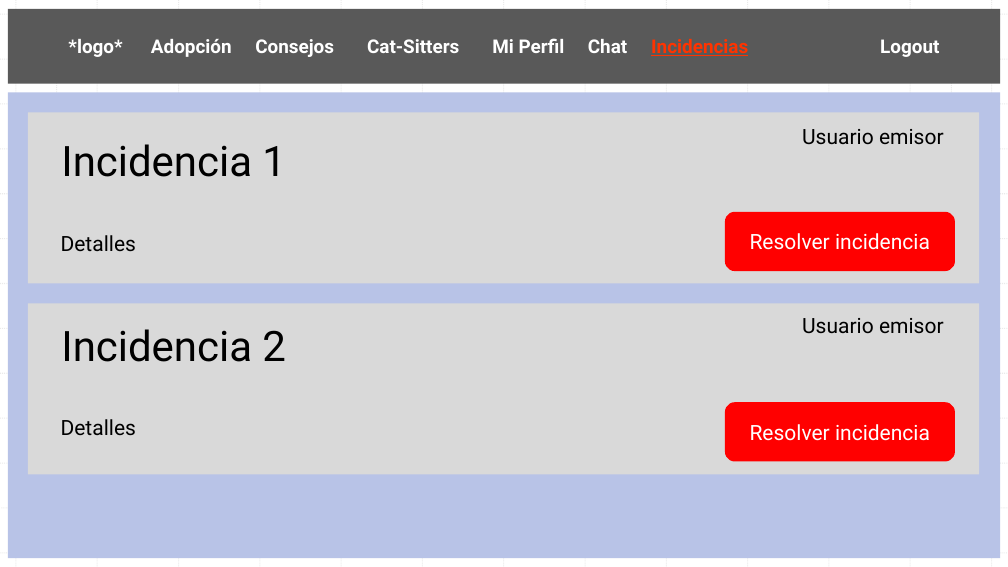
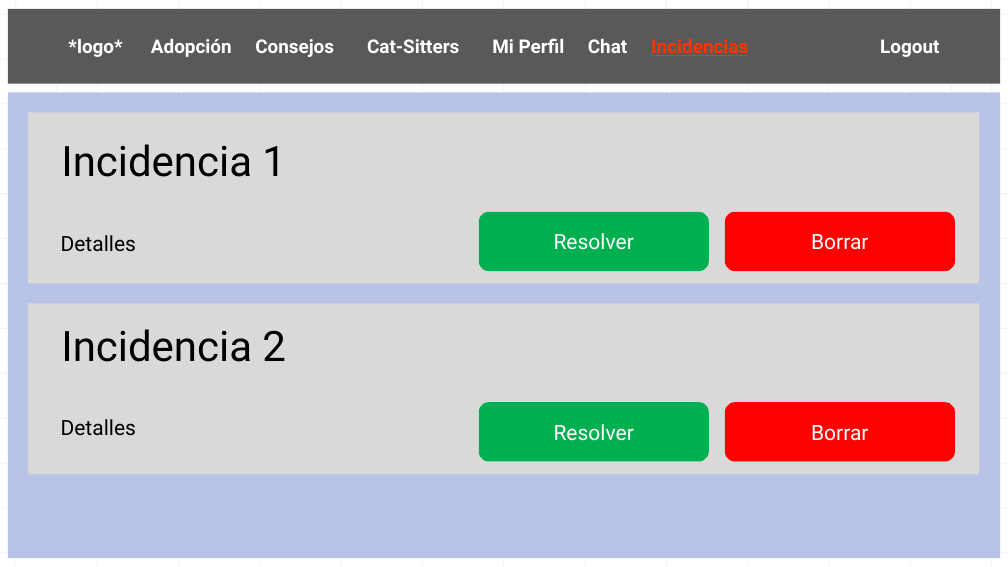
Before and after one commit to AndresIturria/Cat-Attack, a slide deck: slide 13 of Docs/Documento de diseño Cat-Attack.pptx. Drawn at 1008x567 pixels with LibreOffice and Linux fonts; fonts in the diff are those of the drawing. Boxes give left, top, right and bottom in pixels: in the first picture for what was removed or moved away, otherwise in the second. Text is boxed around its words. In the diff, an @@ line names an element or a change of style, - is before the commit and + after.

Commit message:
Commit final: correcciones en los docs. Cambios en guest para no poder acceder al chat ni enviar incidencias.

```diff
--- a/Docs/Documento de diseño Cat-Attack.pptx
+++ b/Docs/Documento de diseño Cat-Attack.pptx
@@ text removed at (802,129,944,144) @@
-Usuario emisor
@@ rounded rectangle added at (479,212,709,271), fill #00B050, 20 pt, text #FFFFFF @@
+Resolver
@@ text in rounded rectangle at (811,234,868,250): text changed @@
-Resolver incidencia
+Borrar
@@ text removed at (802,318,944,333) @@
-Usuario emisor
@@ rounded rectangle added at (479,402,709,461), fill #00B050, 20 pt, text #FFFFFF @@
+Resolver
@@ text in rounded rectangle at (811,425,868,441): text changed @@
-Resolver incidencia
+Borrar
```
Also in this commit, not shown: 5 slides added, 9 other files.
